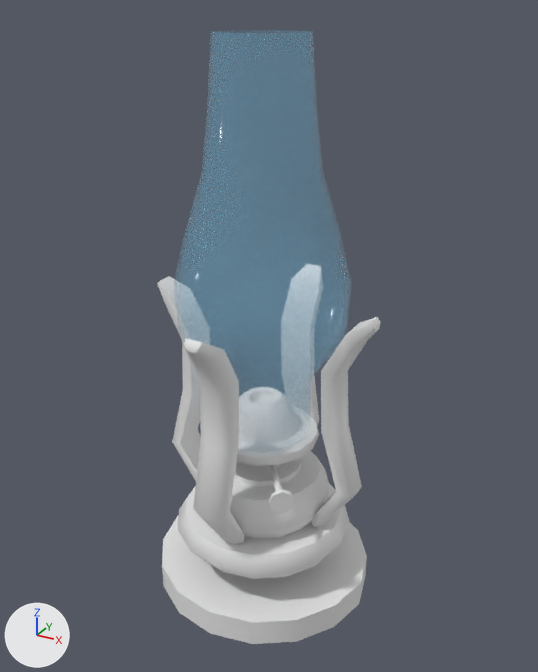
Before and after pictures for a commit that changed the FBX model Dish-Dwellers-TCC/Assets/Models/Saulo/OilLampVar2.fbx.
Camera for both pictures: a 50 mm lens placed at (-11.188, -0.267, 1.024), pointed at (-11.376, 0.074, 0.854). Every picture has the same lights, and +X, +Y and +Z are marked at lower left. Where no turn or scale is listed for an object, it has been applied to the vertices.

In view in the first picture: 'OilLampVar2'.
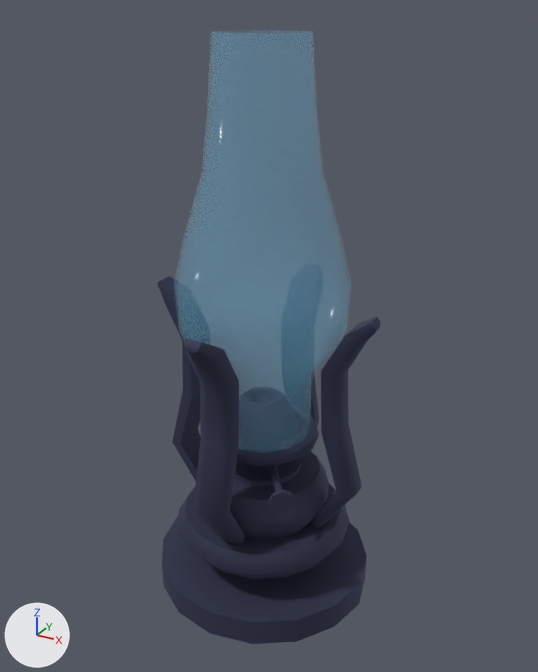
Location of each change, [x1, y1, x2, y2] in pixels of the pictures (538 x 672 px):
'OilLampVar2', recoloured (grey to blue): [157, 133, 381, 644] in both

The change, as a diff of the scene's bpy script:
```diff
--- a/Dish-Dwellers-TCC/Assets/Models/Saulo/OilLampVar2.fbx.py
+++ b/Dish-Dwellers-TCC/Assets/Models/Saulo/OilLampVar2.fbx.py
@@ img_irontexture_png @@
+img_irontexture_png = load_image('IronTexture.png', 'IronTexture.png', 1024, 1024, 'sRGB')
@@ mat_iron @@
+mat_iron = principled_material('Iron')
+mat_iron.texture = img_irontexture_png  # with its transparency
+mat_iron.metallic = 1.0
+mat_iron.roughness = 0.814
@@ me_oillampvar2 @@
 me_oillampvar2.from_pydata(...)  # 696 vertices, 655 faces; spans x -0.069..0.069, y -0.069..0.068, z -0.002..0.325
 me_oillampvar2.materials.append(mat_glass)
-me_oillampvar2.materials.append(mat_material)  # white #e7e7e7
+me_oillampvar2.materials.append(mat_iron)  # picture img_irontexture_png
```
